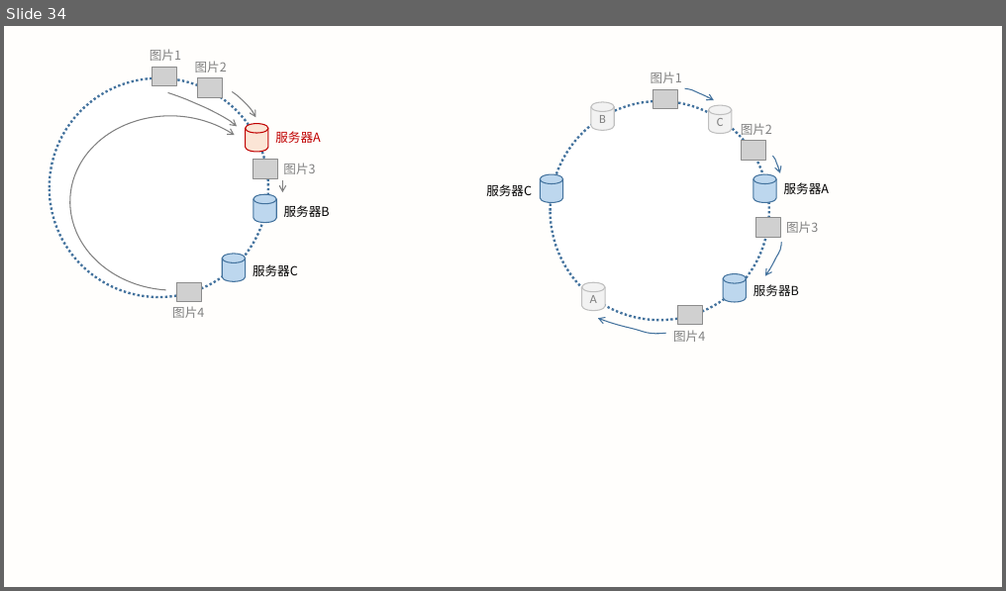
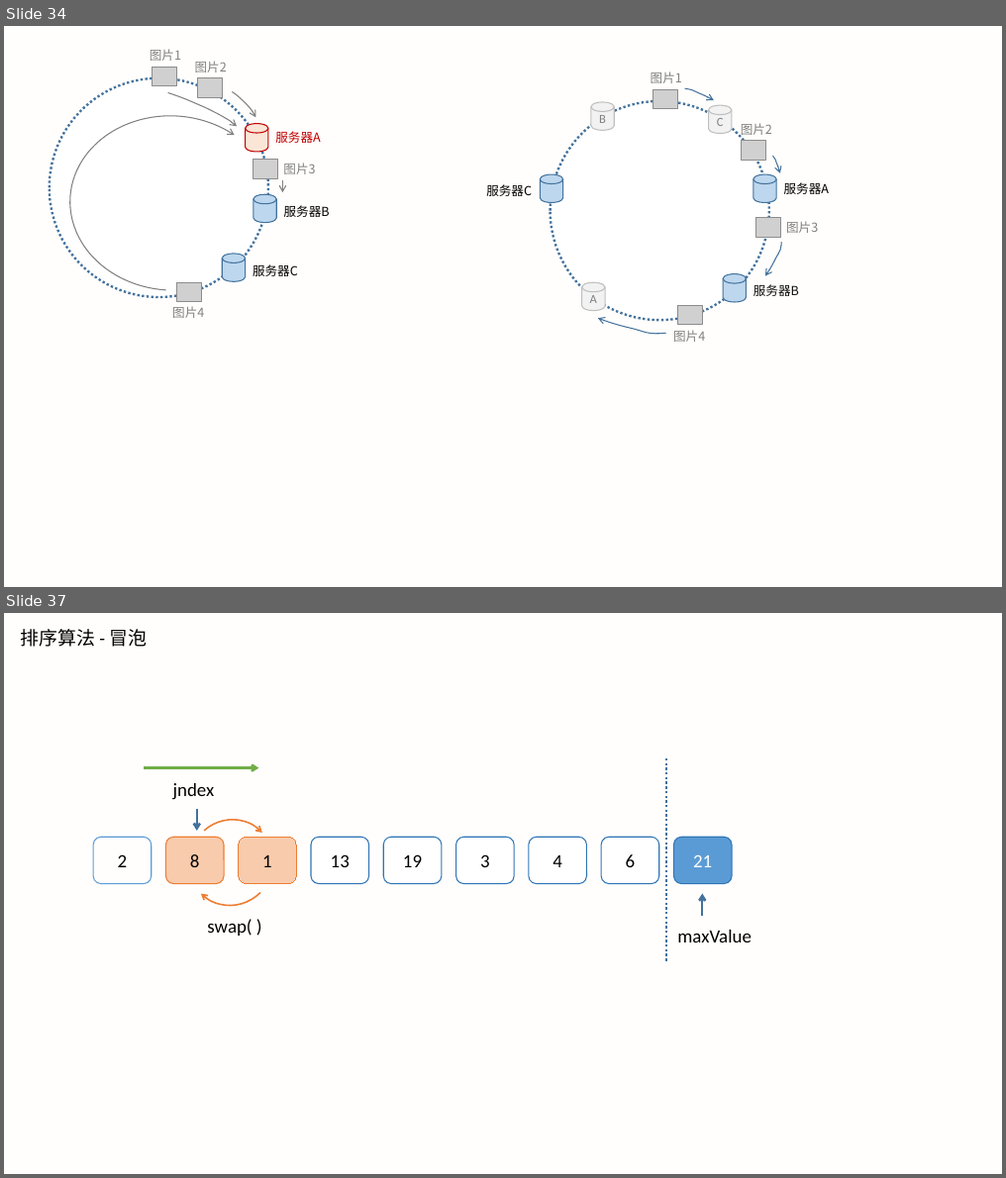
Before and after one commit to LXMAJS/Documents, a slide deck: ForceTree/数据结构和算法/数据结构与算法之美/Images/数据结构与算法之美_笔记配图.pptx. Shown one above the other, each under a label of ours: slide 34 before the commit, slides 34 and 37 after it; the slides between them are not shown. The pictures are 1006x591 and 1006x1178 pixels, drawn with LibreOffice and Linux fonts; fonts in the diff are those of the drawing; grey boxes stand for pictures. Boxes give left, top, right and bottom in pixels: in the first picture for what was removed or moved away, otherwise in the second. Text is boxed around its words. In the diff, an @@ line names an element or a change of style, - is before the commit and + after.

Commit message:
[feature] 算法复习-排序算法

```diff
--- a/ForceTree/数据结构和算法/数据结构与算法之美/Images/数据结构与算法之美_笔记配图.pptx
+++ b/ForceTree/数据结构和算法/数据结构与算法之美/Images/数据结构与算法之美_笔记配图.pptx
@@ slide 37 added at bbox=[4, 613, 1002, 1174], background #FFF2CC at 4% opacity @@
@@ text added at bbox=[20, 629, 147, 647], 18 pt, text #000000 @@
+排序算法 - 冒泡
@@ line added from (666, 759) to (666, 962), #43739E 2.25 pt dashed @@
@@ arrow added from (144, 768) to (258, 768), #70AD47 2.25 pt @@
@@ text added at bbox=[173, 783, 215, 799], 18 pt, text #000000 @@
+jndex
@@ arc (boxed as its full ellipse) added at bbox=[171, 804, 290, 923], outline #ED7D31 1.5 pt @@
@@ arc (boxed as its full ellipse) added at bbox=[173, 803, 290, 919], outline #ED7D31 1.5 pt @@
@@ arrow added from (197, 808) to (197, 831), #43739E 2.25 pt @@
@@ rounded rectangle added at bbox=[93, 837, 152, 884], outline #5B9BD5 1 pt, 18 pt, text #000000 @@
+2
@@ rounded rectangle added at bbox=[165, 837, 224, 884], fill #F8CBAD, outline #ED7D31 1 pt, 18 pt, text #000000 @@
+8
@@ rounded rectangle added at bbox=[239, 837, 297, 884], fill #F8CBAD, outline #ED7D31 0.75 pt, 18 pt, text #000000 @@
+1
@@ rounded rectangle added at bbox=[311, 837, 369, 884], fill #FFFFFF, outline #2E75B6 1 pt, 18 pt, text #000000 @@
+13
@@ rounded rectangle added at bbox=[383, 837, 442, 884], fill #FFFFFF, outline #2E75B6 1 pt, 18 pt, text #000000 @@
+19
@@ rounded rectangle added at bbox=[456, 837, 515, 884], fill #FFFFFF, outline #2E75B6 1 pt, 18 pt, text #000000 @@
+3
@@ rounded rectangle added at bbox=[529, 837, 587, 884], fill #FFFFFF, outline #2E75B6 1 pt, 18 pt, text #000000 @@
+4
@@ rounded rectangle added at bbox=[601, 837, 659, 884], fill #FFFFFF, outline #2E75B6 1 pt, 18 pt, text #000000 @@
+6
@@ rounded rectangle added at bbox=[674, 837, 733, 884], fill #5B9BD5, outline #2E75B6 1 pt, 18 pt, text #FFFFFF @@
+21
@@ arrow added from (703, 916) to (703, 894), #43739E 2.25 pt @@
@@ text added at bbox=[207, 919, 252, 936], 18 pt, text #000000 @@
+swap( )
@@ text added at bbox=[677, 930, 751, 943], 18 pt, text #000000 @@
+maxValue
@@ arc (boxed as its full ellipse) added at bbox=[231, 1149, 509, 1174], outline #ED7D31 1.5 pt @@
```
Also in this commit, not shown: 7 other slides added, 15 other files.
